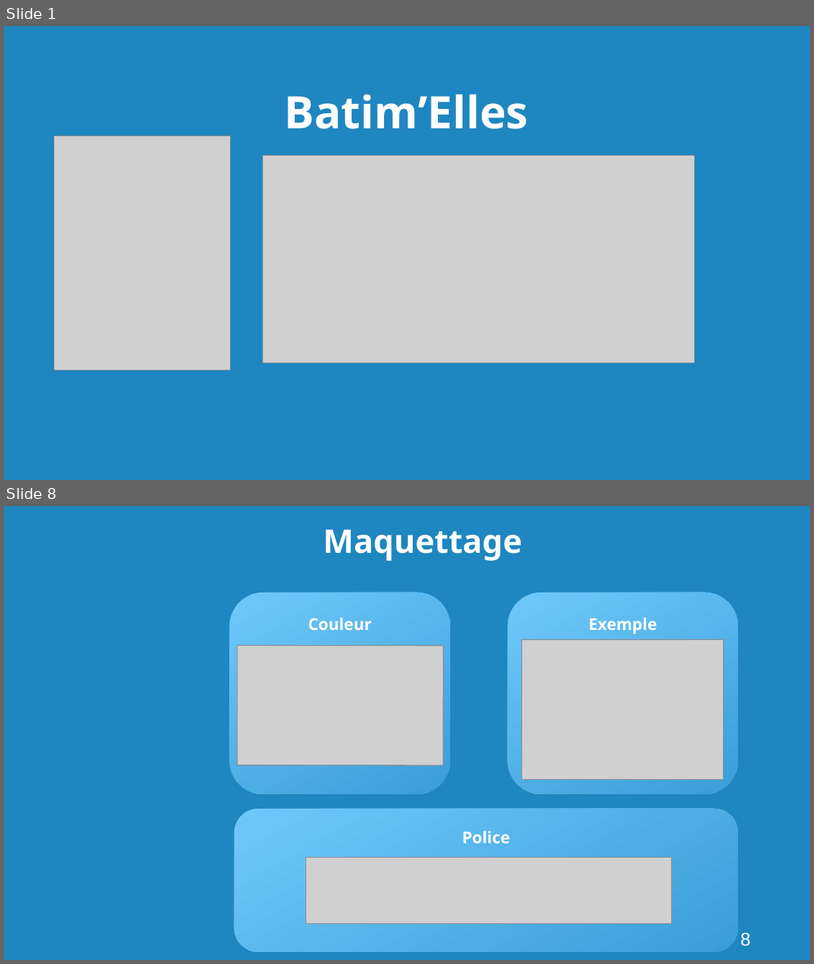
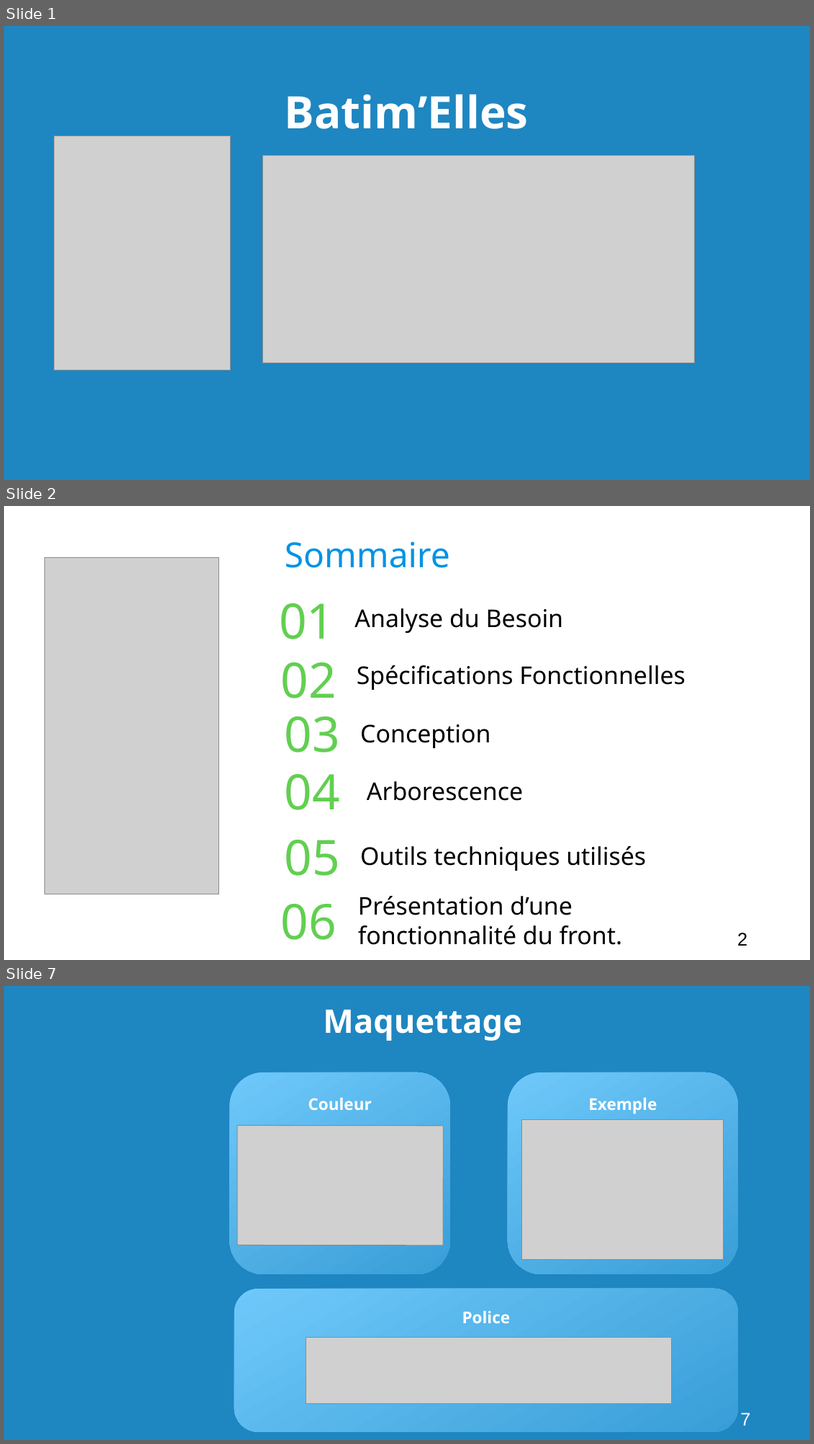
Before and after one commit to Georgie1502/Dossier, a slide deck: 3_Mon_Projet_Fil_Rouge/1_Cahier_des_charges/Presentation Batimelles.odp. Shown one above the other, each under a label of ours: slides 1 and 8 before the commit, slides 1, 2 and 7 after it; the slides between them are not shown. The pictures are 814x964 and 814x1444 pixels, drawn with LibreOffice and Linux fonts; fonts in the diff are those of the drawing; grey boxes stand for pictures; background and template pictures are left out. Boxes give left, top, right and bottom in pixels: in the first picture for what was removed or moved away, otherwise in the second. Text is boxed around its words. In the diff, an @@ line names an element or a change of style, - is before the commit and + after.

```diff
--- a/3_Mon_Projet_Fil_Rouge/1_Cahier_des_charges/Presentation Batimelles.odp
+++ b/3_Mon_Projet_Fil_Rouge/1_Cahier_des_charges/Presentation Batimelles.odp
@@ slide 2 added at (4,506,810,960), background #FFFFFF @@
@@ text added at (285,541,450,568), 34 pt, text #0393E4 @@
+Sommaire
@@ picture added at (45,557,219,894) @@
@@ text added at (279,603,334,639), 48 pt, text #62CF51 @@
+01
@@ text added at (355,608,563,633), 24 pt, text #000000 @@
+Analyse du Besoin
@@ text added at (281,662,337,698), 48 pt, text #62CF51 @@
+02
@@ text added at (357,665,685,690), 24 pt, text #000000 @@
+Spécifications Fonctionnelles
@@ text added at (285,716,340,752), 48 pt, text #62CF51 @@
+03
@@ text added at (360,724,491,748), 24 pt, text #000000 @@
+Conception
@@ text added at (285,774,340,810), 48 pt, text #62CF51 @@
+04
@@ text added at (367,781,523,800), 24 pt, text #000000 @@
+Arborescence
@@ text added at (285,839,340,875), 48 pt, text #62CF51 @@
+05
@@ text added at (360,846,646,870), 24 pt, text #000000 @@
+Outils techniques utilisés
@@ text added at (281,903,337,939), 48 pt, text #62CF51 @@
+06
@@ text added at (358,896,623,944), 24 pt, text #000000 @@
+Présentation d’une fonctionnalité du front.
@@ page number added at (738,932,748,945), 18 pt, text #000000 @@
+2
@@ what was slide 8 is now slide 7 @@
@@ page number at (741,1412,751,1425): text changed @@
-8
+7
```
Also in this commit, not shown: 9 slides changed, 5 other slides added, 3 slides removed, 6 other files.
